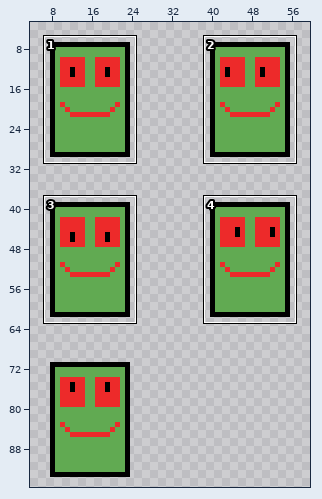
Two states of a sprite sheet, Assets/Sprites/GreenGhostPhone.png. The picture above shows the old version from afar; the outline marks the close-up.
Close-up. Before the edit:
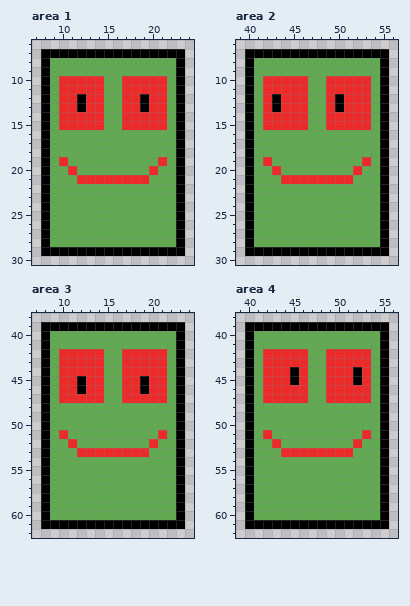
The file is 64x96 pixels. Shown: area 1: x 7..24, y 6..30; area 2: x 39..56, y 6..30; area 3: x 7..24, y 38..62; area 4: x 39..56, y 38..62. The wide view leaves out empty margins. The commit also changed other parts of the picture, which this record leaves out.
New version:
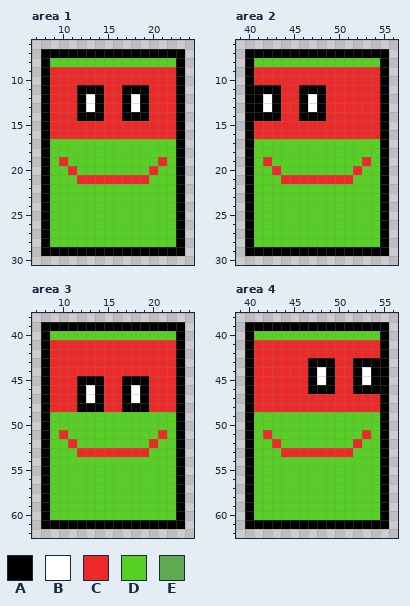
Palette (. is transparent): A #000000  B #ffffff  C #ed2a2a  D #58cf25  E #61aa52
Diff:
Changed rows in their new state; - is an unchanged pixel.
Area 1:
first column x 9:
 8 DDDDDDDDDDDDDD
 9 CCCCCCCCCCCCCC
10 C-----CC-----C
11 C--AAACCAAA--C
12 C---BACCAB---C
13 C---BACCAB---C
14 C--AAACCAAA--C
15 C-----CC-----C
16 CCCCCCCCCCCCCC
17 DDDDDDDDDDDDDD
18 DDDDDDDDDDDDDD
19 D-DDDDDDDDDD-D
20 DD-DDDDDDDD-DD
21 DDD--------DDD
22 DDDDDDDDDDDDDD
23 DDDDDDDDDDDDDD
24 DDDDDDDDDDDDDD
25 DDDDDDDDDDDDDD
26 DDDDDDDDDDDDDD
27 DDDDDDDDDDDDDD
28 DDDDDDDDDDDDDD
Area 2:
first column x 41:
 8 DDDDDDDDDDDDDD
 9 CCCCCCCCCCCCCC
10 C-----CC-----C
11 AAA--AAA-----C
12 AB---ABA-C---C
13 AB---ABA-C---C
14 AAA--AAA-----C
15 C-----CC-----C
16 CCCCCCCCCCCCCC
17 DDDDDDDDDDDDDD
18 DDDDDDDDDDDDDD
19 D-DDDDDDDDDD-D
20 DD-DDDDDDDD-DD
21 DDD--------DDD
22 DDDDDDDDDDDDDD
23 DDDDDDDDDDDDDD
24 DDDDDDDDDDDDDD
25 DDDDDDDDDDDDDD
26 DDDDDDDDDDDDDD
27 DDDDDDDDDDDDDD
28 DDDDDDDDDDDDDD
Area 3:
first column x 9:
40 DDDDDDDDDDDDDD
41 CCCCCCCCCCCCCC
42 C-----CC-----C
43 C-----CC-----C
44 C-----CC-----C
45 C---AACCAA---C
46 C---BACCAB---C
47 C--ABACCABA--C
48 CCCAAACCAAACCC
49 DDDDDDDDDDDDDD
50 DDDDDDDDDDDDDD
51 D-DDDDDDDDDD-D
52 DD-DDDDDDDD-DD
53 DDD--------DDD
54 DDDDDDDDDDDDDD
55 DDDDDDDDDDDDDD
56 DDDDDDDDDDDDDD
57 DDDDDDDDDDDDDD
58 DDDDDDDDDDDDDD
59 DDDDDDDDDDDDDD
60 DDDDDDDDDDDDDD
Area 4:
first column x 41:
40 DDDDDDDDDDDDDD
41 CCCCCCCCCCCCCC
42 C-----CC-----C
43 C-----AAA--AAA
44 C---C-ABA---BA
45 C---C-ABA---BA
46 C-----AAA--AAA
47 C-----CC-----C
48 CCCCCCCCCCCCCC
49 DDDDDDDDDDDDDD
50 DDDDDDDDDDDDDD
51 D-DDDDDDDDDD-D
52 DD-DDDDDDDD-DD
53 DDD--------DDD
54 DDDDDDDDDDDDDD
55 DDDDDDDDDDDDDD
56 DDDDDDDDDDDDDD
57 DDDDDDDDDDDDDD
58 DDDDDDDDDDDDDD
59 DDDDDDDDDDDDDD
60 DDDDDDDDDDDDDD
Pixel boxes of the changes (left, top, right, bottom) in both close-ups:
changed: (50, 58, 176, 247)
changed: (254, 58, 380, 247)
changed: (50, 331, 176, 520)
changed: (254, 331, 380, 520)
